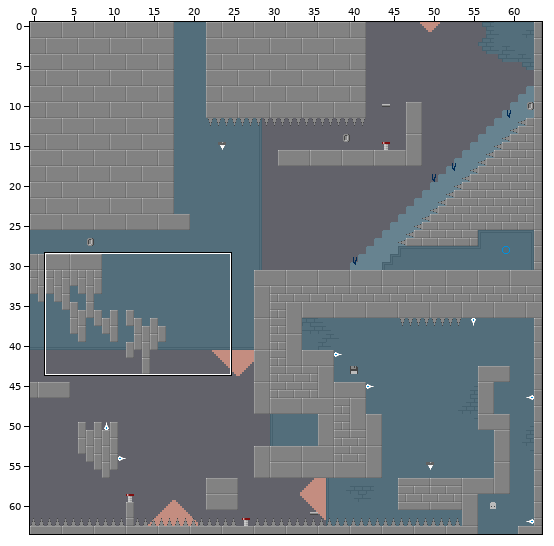
Level history. Tiled map (JSON): tiled/maps/4-6.json. Above: a wide view before the commit, with the close-up outlined.
Close-up. The starting point:
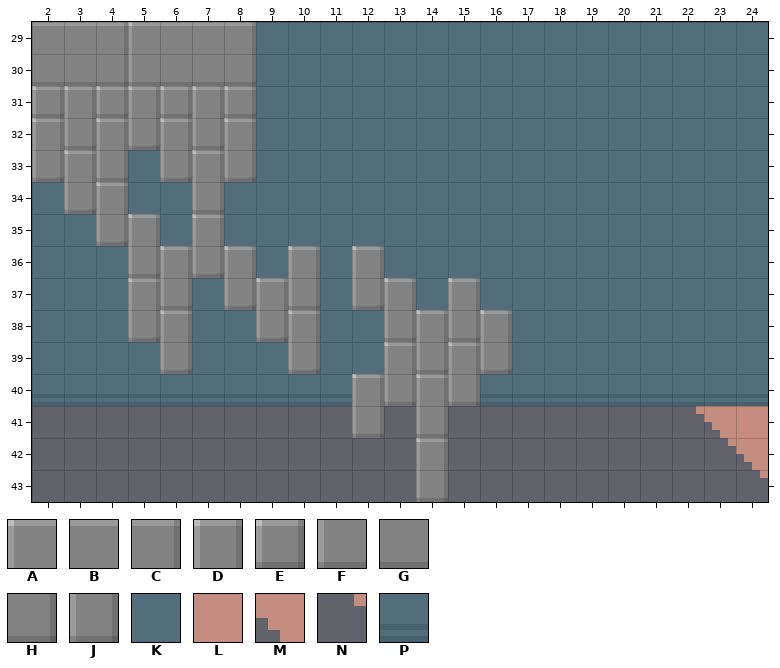
Cells are 8x8 px. Shown: x 2..24, y 29..43.
Key: from "tileset": A 66, B 67, C 68, D 69, E 72, F 74, G 75, H 76, J 77, K 88, L 96, M 98, N 107, P 111.
_ is an empty cell.
Layer "main" before, first column x 2:
29 BBCABBCKKKKKKKKKKKKKKKK
30 GGHFGGHKKKKKKKKKKKKKKKK
31 EDEDEDEKKKKKKKKKKKKKKKK
32 DJDJDJDKKKKKKKKKKKKKKKK
33 JDJKJDJKKKKKKKKKKKKKKKK
34 KJDKKJKKKKKKKKKKKKKKKKK
35 KKJDKDKKKKKKKKKKKKKKKKK
36 KKKJDJDKDKDKKKKKKKKKKKK
37 KKKDJKJDJKJDKDKKKKKKKKK
38 KKKJDKKJDKKJDJDKKKKKKKK
39 KKKKJKKKJKKDJDJKKKKKKKK
40 PPPPPPPPPPDJDJPPPPPPPPP
41 __________J_J_______NML
42 ____________D________NM
43 ____________J_________N
Once edited:
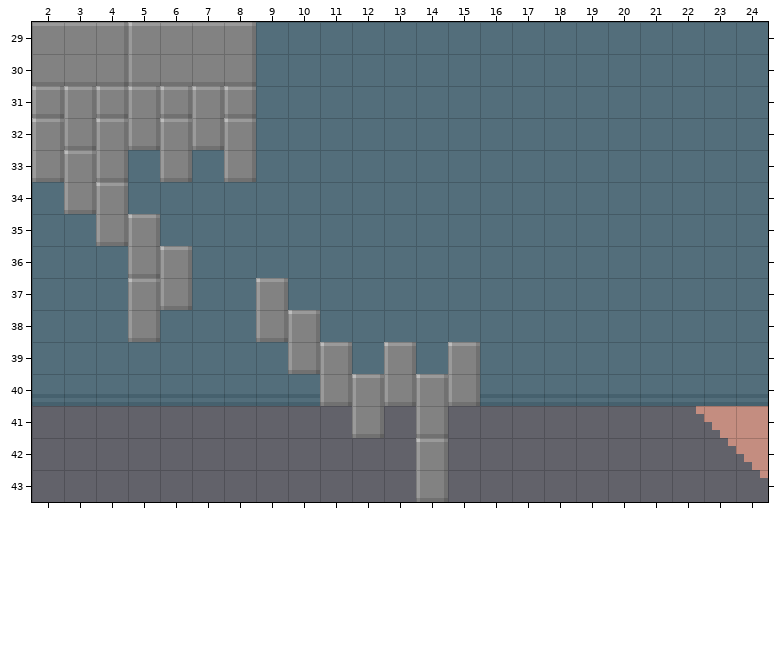
From old to new:
Layer "main":
y 33: x 7 D -> K
y 34: x 7 J -> K
y 35: x 7 D -> K
y 36: x 7..8 JD -> KK; x 10 D -> K; x 12 D -> K
y 37: x 8 J -> K; x 10 J -> K; x 12..13 JD -> KK; x 15 D -> K
y 38: x 6 D -> K; x 13..16 JDJD -> KKKK
y 39: x 6 J -> K; x 11 K -> D; x 14 J -> K; x 16 J -> K
y 40: x 11 P -> J
